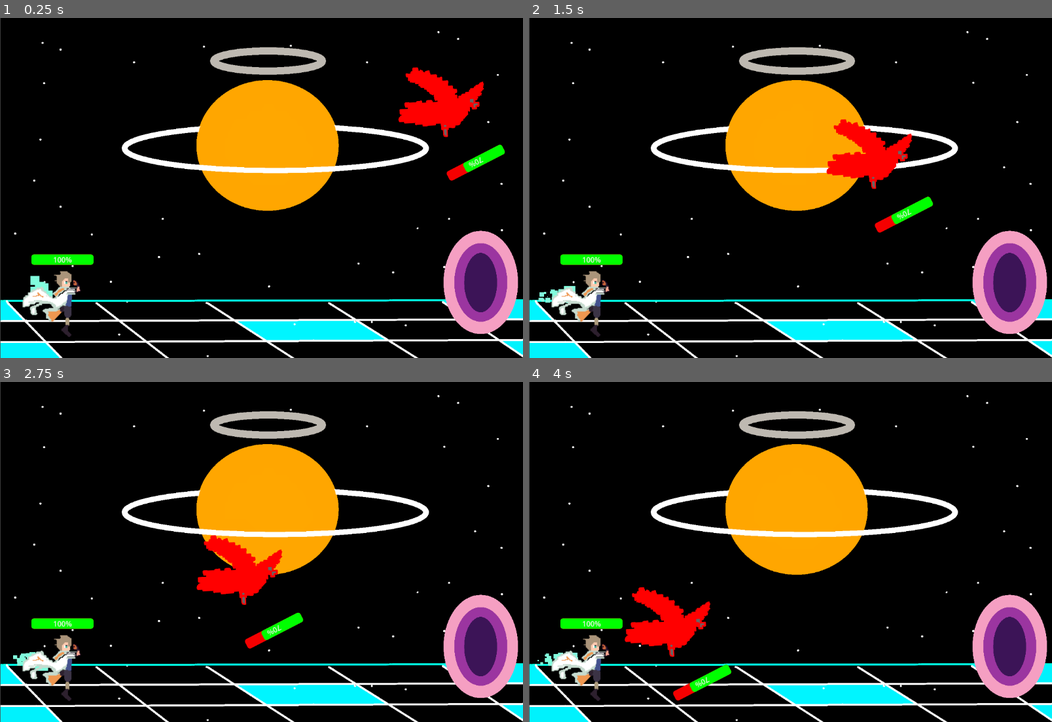
Above: before the commit, frames 1-4 (two rows, left to right).
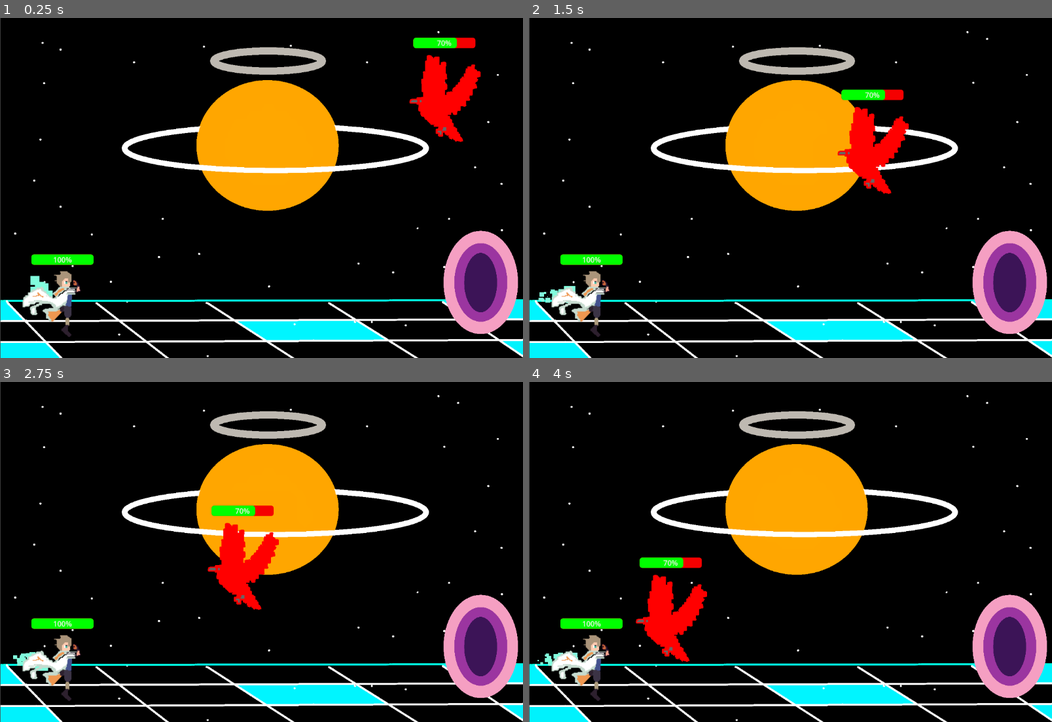
Above: after the commit, the same moments.

Repository: jwang5-dot/12-DT-Project
Game: Godot game, scene res://scene/Level 4.tscn
Two runs of this game, one before a commit and one after it. Both use one fixed random seed, a clock stepped at 60 frames per second and the inputs below. This scene is started directly instead of the project's main scene.
Inputs (mouse positions are in pixels of both pictures, inside the frame that each line leads up to):
- Up to frame 1 (0.25 s): no input
- Up to frame 2 (1.5 s): tap Enter (ui_accept) at 0.5, 0.77 s; move the mouse to (905, 171) at 0.52 s; hold Right (ui_right) from 0.53 s (still down); move the mouse to (685, 205) at 1.27 s
- Up to frame 3 (2.75 s): tap Enter (ui_accept) at 1.52 s; move the mouse to (313, 477) at 2.02 s; release Right (ui_right) at 2.03 s; hold Left (ui_left) from 2.03 s (still down)
- Up to frame 4 (4 s): move the mouse to (764, 620) at 2.77 s; release Left (ui_left) at 2.78 s; hold Right (ui_right) from 2.78 s (still down); tap Enter (ui_accept) at 3.02, 3.77 s; move the mouse to (947, 603) at 3.52 s

The runs differ from the first frame. In frame 1, 2.2% of the frame differs, in the area x 76-97%, y 5-48%; in frame 2, 2.2%; in frame 3, 2.2%; in frame 4, 2.2%, in the area x 18-39%, y 51-94%.

Commit message:
Fixing Red Crow to be straight and healthbar straight

Diff:
--- a/assessment-game/scene/EnemyRC.tscn
+++ b/assessment-game/scene/EnemyRC.tscn
@@ -27,22 +27,26 @@
 radius = 83.0
 height = 232.0
 
-[node name="CharacterBody2D" type="CharacterBody2D" unique_id=1277688742 node_paths=PackedStringArray("health_ui")]
+[node name="CharacterBody2D" type="CharacterBody2D" unique_id=1277688742 node_paths=PackedStringArray("health_ui", "sprite")]
 rotation = -1.9966567
 script = ExtResource("1_252ky")
-health_ui = NodePath("ProgressBar")
+health_ui = NodePath("Node2D/ProgressBar")
+sprite = NodePath("RedCrow")
 
 [node name="CollisionShape2D" type="CollisionShape2D" parent="." unique_id=1109315571]
 position = Vector2(0, -1)
 shape = SubResource("CapsuleShape2D_252ky")
 
 [node name="RedCrow" type="Sprite2D" parent="." unique_id=180294512]
-position = Vector2(-3.0000622, 9.999966)
-rotation = 1.9966567
-scale = Vector2(0.86, 0.87)
+position = Vector2(-3.000062, 9.999966)
+rotation = 1.8797196
+scale = Vector2(0.86000013, 0.87000006)
 texture = ExtResource("2_wew88")
 
-[node name="ProgressBar" type="ProgressBar" parent="." unique_id=1700341769]
+[node name="Node2D" type="Node2D" parent="." unique_id=379764626]
+rotation = 1.9966567
+
+[node name="ProgressBar" type="ProgressBar" parent="Node2D" unique_id=1700341769]
 offset_left = -71.0
 offset_top = -152.0
 offset_right = 66.0
@@ -53,7 +57,7 @@
 step = 1.0
 value = 7.0
 
-[node name="CanvasLayer" type="CanvasLayer" parent="ProgressBar" unique_id=78874855]
+[node name="CanvasLayer" type="CanvasLayer" parent="Node2D/ProgressBar" unique_id=78874855]
 
 [node name="Area2D" type="Area2D" parent="." unique_id=595870994]
 position = Vector2(-615, -298)
--- a/assessment-game/scripts/enemy_rc.gd
+++ b/assessment-game/scripts/enemy_rc.gd
@@ -6,6 +6,7 @@
 var health: int = 100
 
 @export var health_ui: ProgressBar
+@export var sprite: Sprite2D
 
 # Called when the node enters the scene tree for the first time.
 func _ready() -> void:
@@ -19,6 +20,8 @@
 		look_at(player.global_position)
 		velocity = Vector2(1, 0).rotated(rotation) * speed
 		move_and_slide()
+	health_ui.get_parent().rotation = -rotation
+	sprite.global_rotation = 0
 
 func take_damage() -> void:
 	if health > 1:
